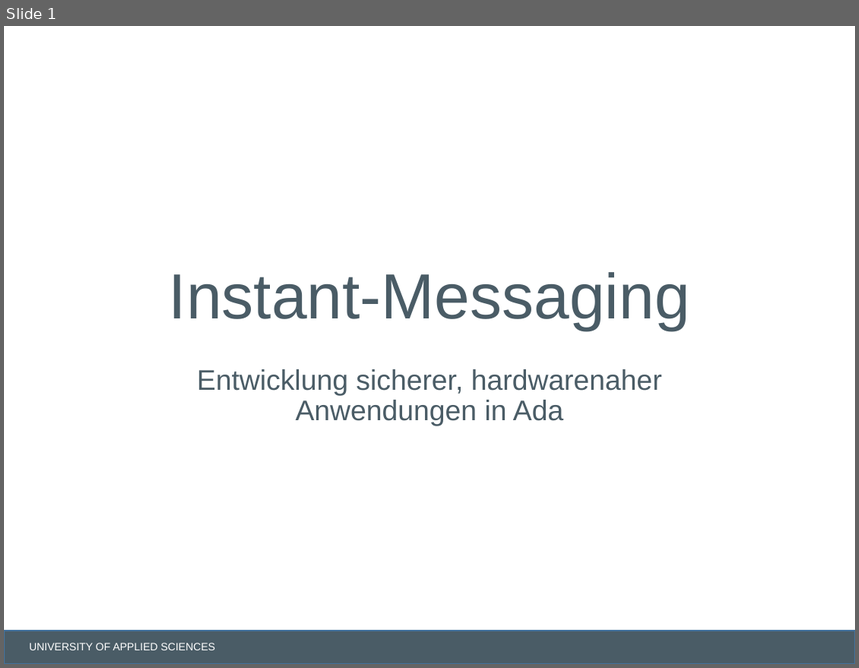
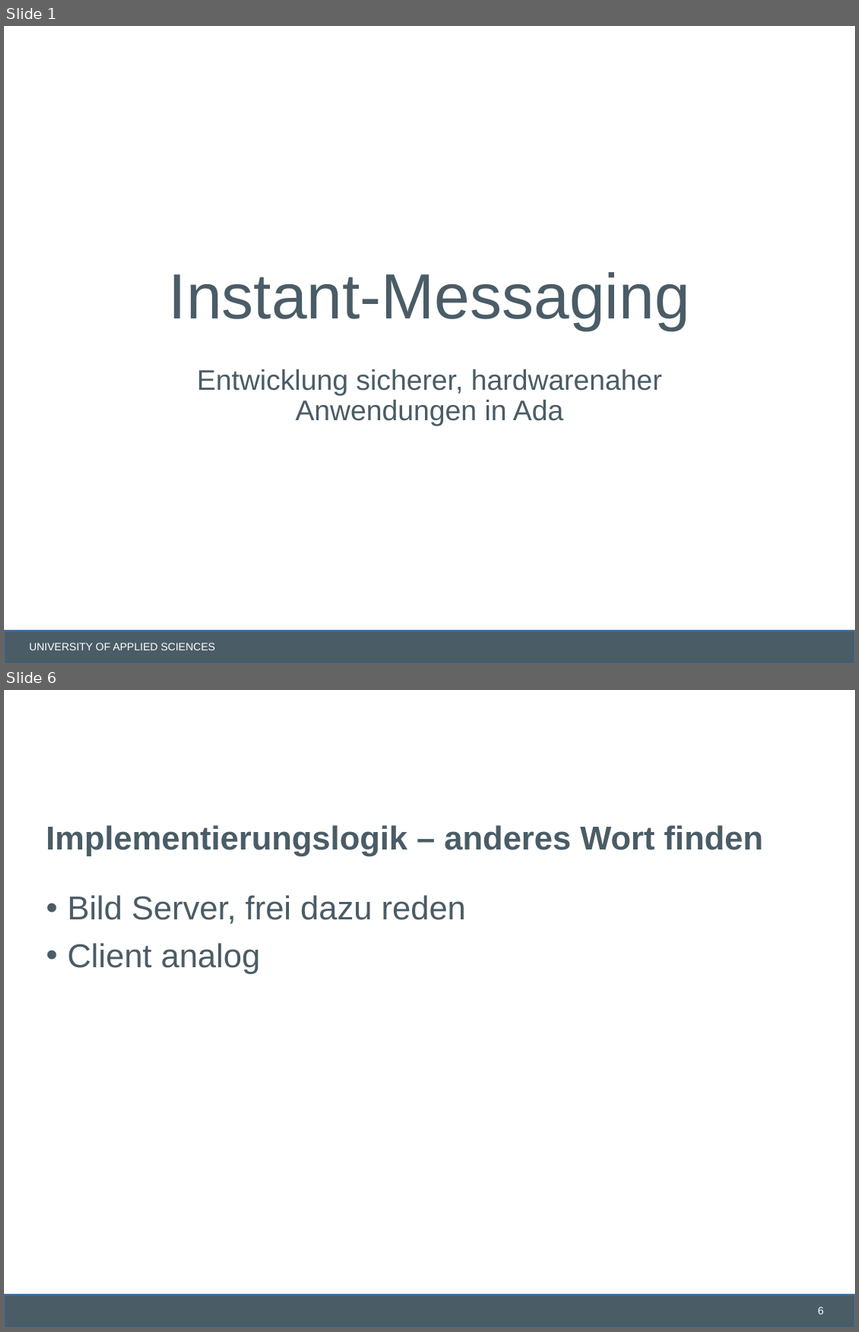
Before and after one commit to lschmischke/ADAChat, a slide deck: documentation/Ada Chat.pptx. Shown one above the other, each under a label of ours: slide 1 before the commit, slides 1 and 6 after it; the slides between them are not shown. The pictures are 859x668 and 859x1332 pixels, drawn with LibreOffice and Linux fonts; fonts in the diff are those of the drawing; background and template pictures are left out. Boxes give left, top, right and bottom in pixels: in the first picture for what was removed or moved away, otherwise in the second. Text is boxed around its words. In the diff, an @@ line names an element or a change of style, - is before the commit and + after.

```diff
--- a/documentation/Ada Chat.pptx
+++ b/documentation/Ada Chat.pptx
@@ slide 6 added at (x1=4, y1=690, x2=855, y2=1328), background #FFFFFF; not listed: 1 template element that a slide beside it also shows @@
@@ title added at (x1=46, y1=825, x2=763, y2=856), 28 pt, text #4A5C66, bold @@
+Implementierungslogik – anderes Wort finden
@@ text added at (x1=67, y1=895, x2=466, y2=974), 28 pt, text #4A5C66 @@
+• Bild Server, frei dazu reden
+• Client analog
@@ page number added at (x1=818, y1=1307, x2=824, y2=1315), 9 pt, text #FFFFFF @@
+6
```
Also in this commit, not shown: 1 slide changed, 8 other slides added, 2 other files.
